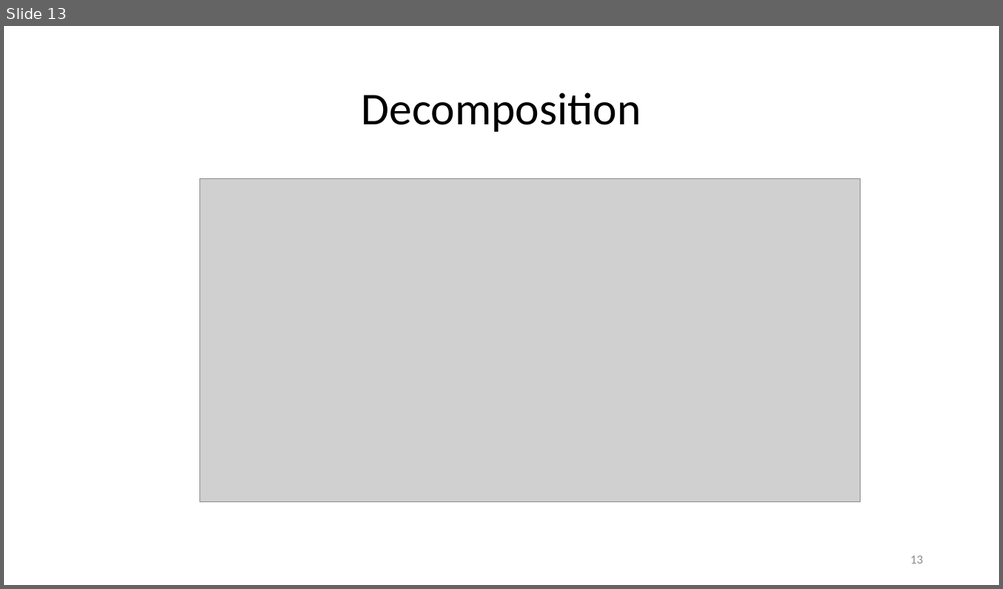
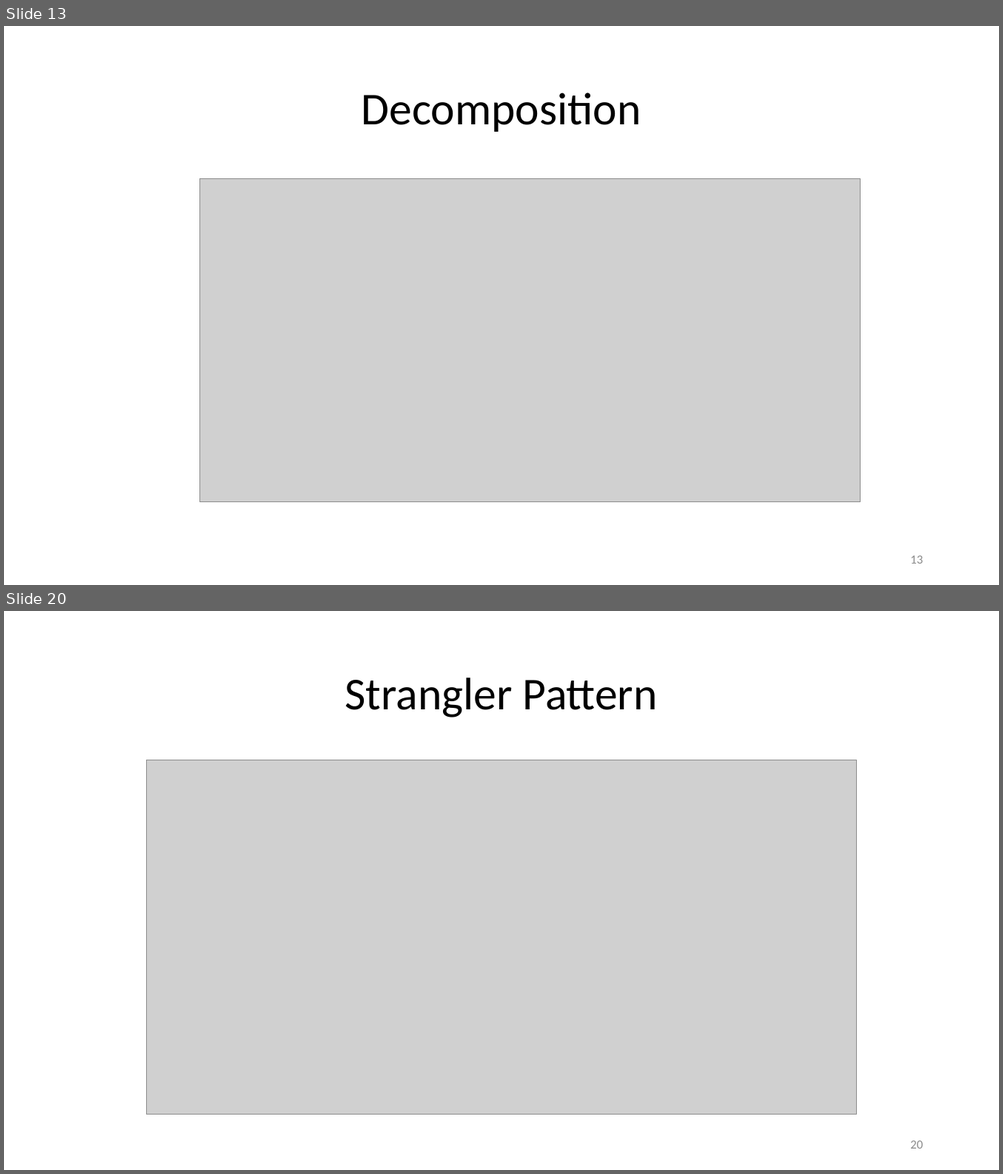
Before and after one commit to StevenJoseph19/GS-Training, a slide deck: Training Materials/17. Understanding Microservices/Slides/4. Design Patterns of Microservices/design-patterns-of-microservices-slides.pptx. Shown one above the other, each under a label of ours: slide 13 before the commit, slides 13 and 20 after it; the slides between them are not shown. The pictures are 1003x589 and 1003x1174 pixels, drawn with LibreOffice and Linux fonts; fonts in the diff are those of the drawing; grey boxes stand for pictures. Boxes give left, top, right and bottom in pixels: in the first picture for what was removed or moved away, otherwise in the second. Text is boxed around its words. In the diff, an @@ line names an element or a change of style, - is before the commit and + after.

```diff
--- a/Training Materials/17. Understanding Microservices/Slides/4. Design Patterns of Microservices/design-patterns-of-microservices-slides.pptx
+++ b/Training Materials/17. Understanding Microservices/Slides/4. Design Patterns of Microservices/design-patterns-of-microservices-slides.pptx
@@ slide 20 added at (4,611,999,1170), background #FFFFFF @@
@@ title added at (345,678,657,718), 44 pt, text #000000 @@
+Strangler Pattern
@@ picture added at (147,760,856,1116) @@
@@ page number added at (910,1141,922,1149), 12 pt, text #8C8C8C @@
+20
```
Also in this commit, not shown: 14 other slides added.
